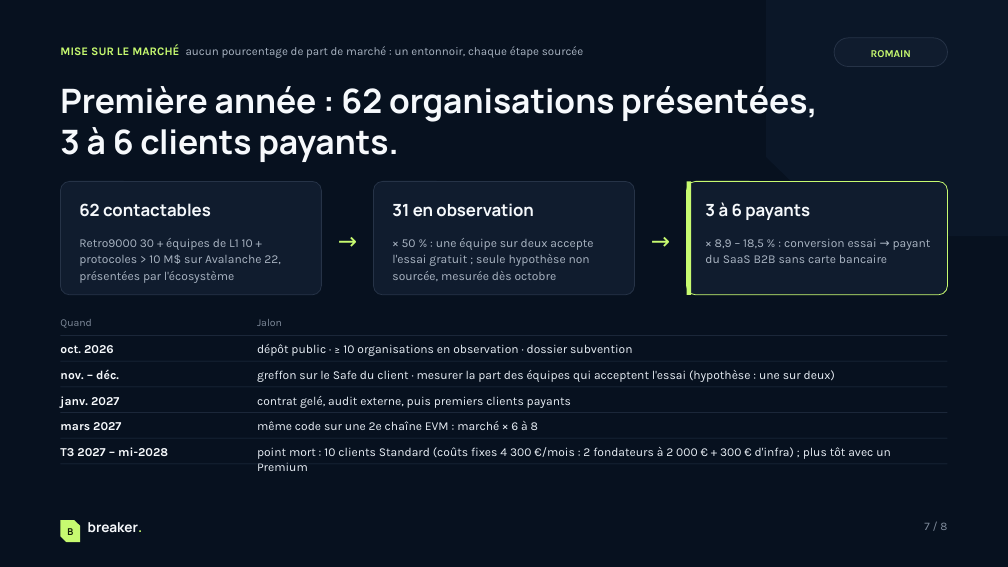
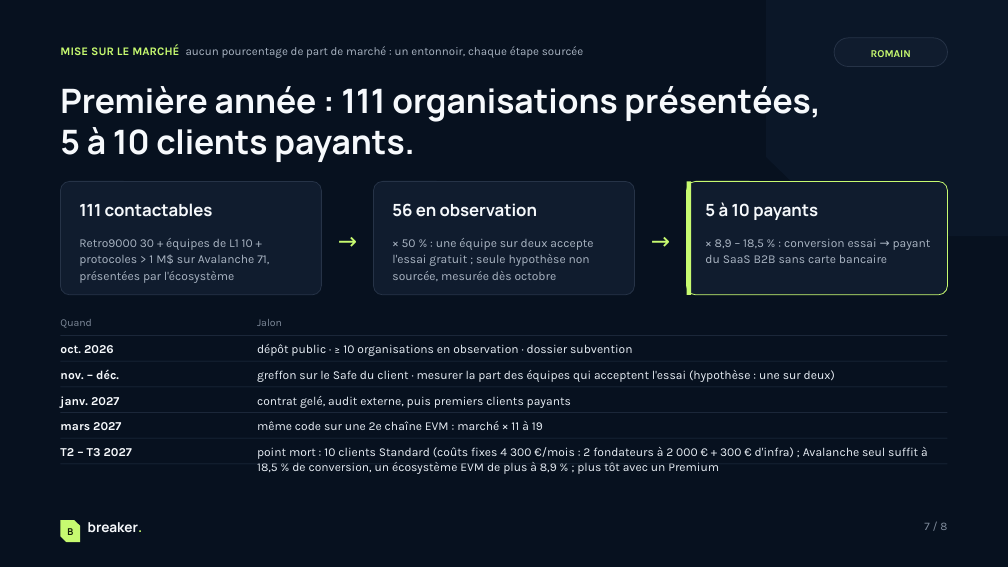
Before and after one commit to veryromain/hackathon-ia-cyber-romain-timeo, a slide deck: slide 7 of shared/pitch/Breaker-pitch.pptx. Drawn at 1008x567 pixels with LibreOffice and Linux fonts; fonts in the diff are those of the drawing. Boxes give left, top, right and bottom in pixels: in the first picture for what was removed or moved away, otherwise in the second. Text is boxed around its words. In the diff, an @@ line names an element or a change of style, - is before the commit and + after.

```diff
--- a/shared/pitch/Breaker-pitch.pptx
+++ b/shared/pitch/Breaker-pitch.pptx
@@ text at bbox=[60, 86, 821, 162]: text changed @@
-Première année : 62 organisations présentées, 3 à 6 clients payants.
+Première année : 111 organisations présentées, 5 à 10 clients payants.
@@ text at bbox=[79, 203, 213, 217]: text changed @@
-62 contactables
+111 contactables
@@ text at bbox=[392, 203, 537, 217]: text changed @@
-31 en observation
+56 en observation
@@ text at bbox=[705, 202, 818, 220]: text changed @@
-3 à 6 payants
+5 à 10 payants
@@ text at bbox=[79, 238, 269, 283]: text changed @@
-Retro9000 30 + équipes de L1 10 + protocoles > 10 M$ sur Avalanche 22, présentées par l'écosystème
+Retro9000 30 + équipes de L1 10 + protocoles > 1 M$ sur Avalanche 71, présentées par l'écosystème
@@ text at bbox=[60, 448, 132, 456]: text changed @@
-T3 2027 – mi-2028
+T2 – T3 2027
@@ text at bbox=[257, 421, 543, 430]: text changed @@
-même code sur une 2e chaîne EVM : marché × 6 à 8
+même code sur une 2e chaîne EVM : marché × 11 à 19
@@ text at bbox=[257, 447, 928, 474]: text changed @@
-point mort : 10 clients Standard (coûts fixes 4 300 €/mois : 2 fondateurs à 2 000 € + 300 € d'infra) ; plus tôt avec un Premium
+point mort : 10 clients Standard (coûts fixes 4 300 €/mois : 2 fondateurs à 2 000 € + 300 € d'infra) ; Avalanche seul suffit à 18,5 % de conversion, un écosystème EVM de plus à 8,9 % ; plus tôt avec un Premium
```
Also in this commit, not shown: 1 other slide changed, 58 other files.
